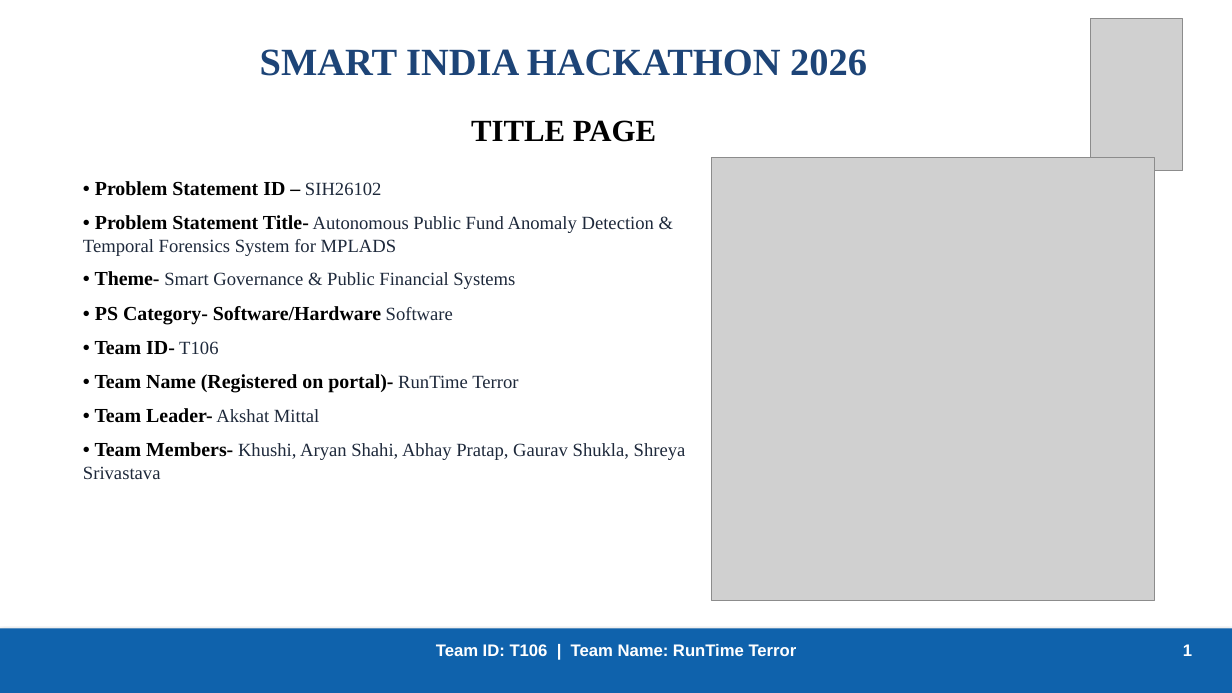
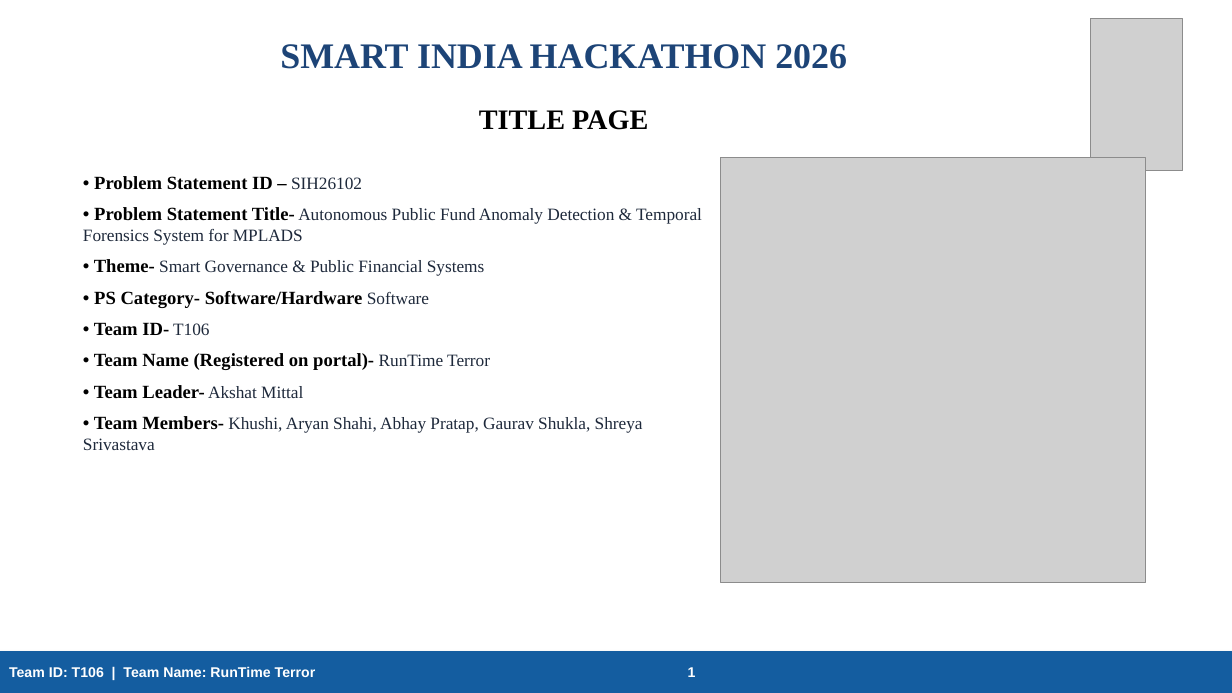
Before and after one commit to DONTcompeteIFWEAk/SIH26102-MPLADS-Anomaly-Detection, a slide deck: slide 1 of SIH2026_IDEA_Presentation_SIH26102_T106.pptx. Drawn at 1232x693 pixels with LibreOffice and Linux fonts; fonts in the diff are those of the drawing; grey boxes stand for pictures. Boxes give left, top, right and bottom in pixels: in the first picture for what was removed or moved away, otherwise in the second. Text is boxed around its words. In the diff, an @@ line names an element or a change of style, - is before the commit and + after.

```diff
--- a/SIH2026_IDEA_Presentation_SIH26102_T106.pptx
+++ b/SIH2026_IDEA_Presentation_SIH26102_T106.pptx
@@ rectangle removed at (0,0,1232,693) @@
@@ text "SMART INDIA HACKATHON 2026" at (280,44,847,69): size 30 to 28 pt @@
@@ text "TITLE PAGE": place and size @@
-text "TITLE PAGE" at (471,120,656,142)
+text "TITLE PAGE" at (479,110,648,130)
@@ text "TITLE PAGE" at (479,110,648,130): size 24 to 22 pt @@
@@ text "• Problem Statement ID – ..." at (83,176,702,450): size 15.5 to 14.5 pt in "• Problem Statement ID –", "• Problem Statement Title-", "• Theme-", "• PS Category- Software/Hardware" and 4 more places; size 14.5 to 13.5 pt in "SIH26102", "Autonomous Public Fund Anomaly Detection & Temporal ...", "Smart Governance & Public Financial Systems", "Software" and 4 more places; less space between paragraphs @@
@@ picture: place and size @@
-picture at (712,157,1155,601)
+picture at (721,157,1146,582)
@@ rectangle removed at (0,628,1232,693) @@
@@ rectangle "Team ID: T106 | Team ...": place and size @@
-rectangle "Team ID: T106 | Team ..." at (436,644,797,656)
+rectangle "Team ID: T106 | Team ..." at (0,652,1232,693)
@@ rectangle "Team ID: T106 | Team ..." at (0,652,1232,693): vertical alignment top to middle; fill none to #145DA0; outline none to #145DA0 0.75 pt; shadow on @@
@@ text removed at (1183,644,1192,656) @@
-1
@@ text in rectangle at (9,666,696,677): text changed; size 13 to 11 pt @@
-Team ID: T106 | Team Name: RunTime Terror
+Team ID: T106 | Team Name: RunTime Terror 1
```
Also in this commit, not shown: 3 other slides changed, 3 slides added, 3 slides removed, 27 other files.
